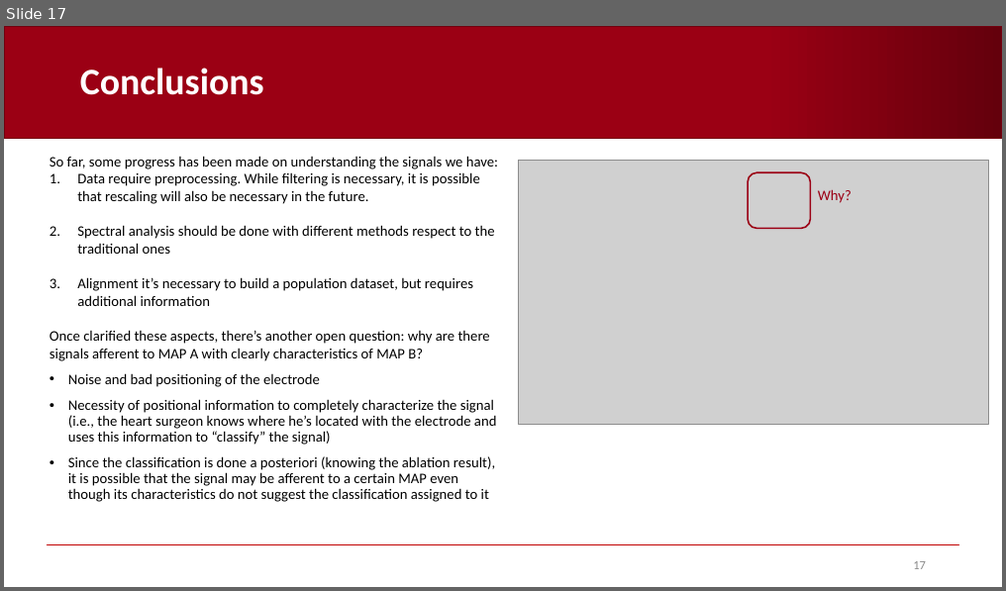
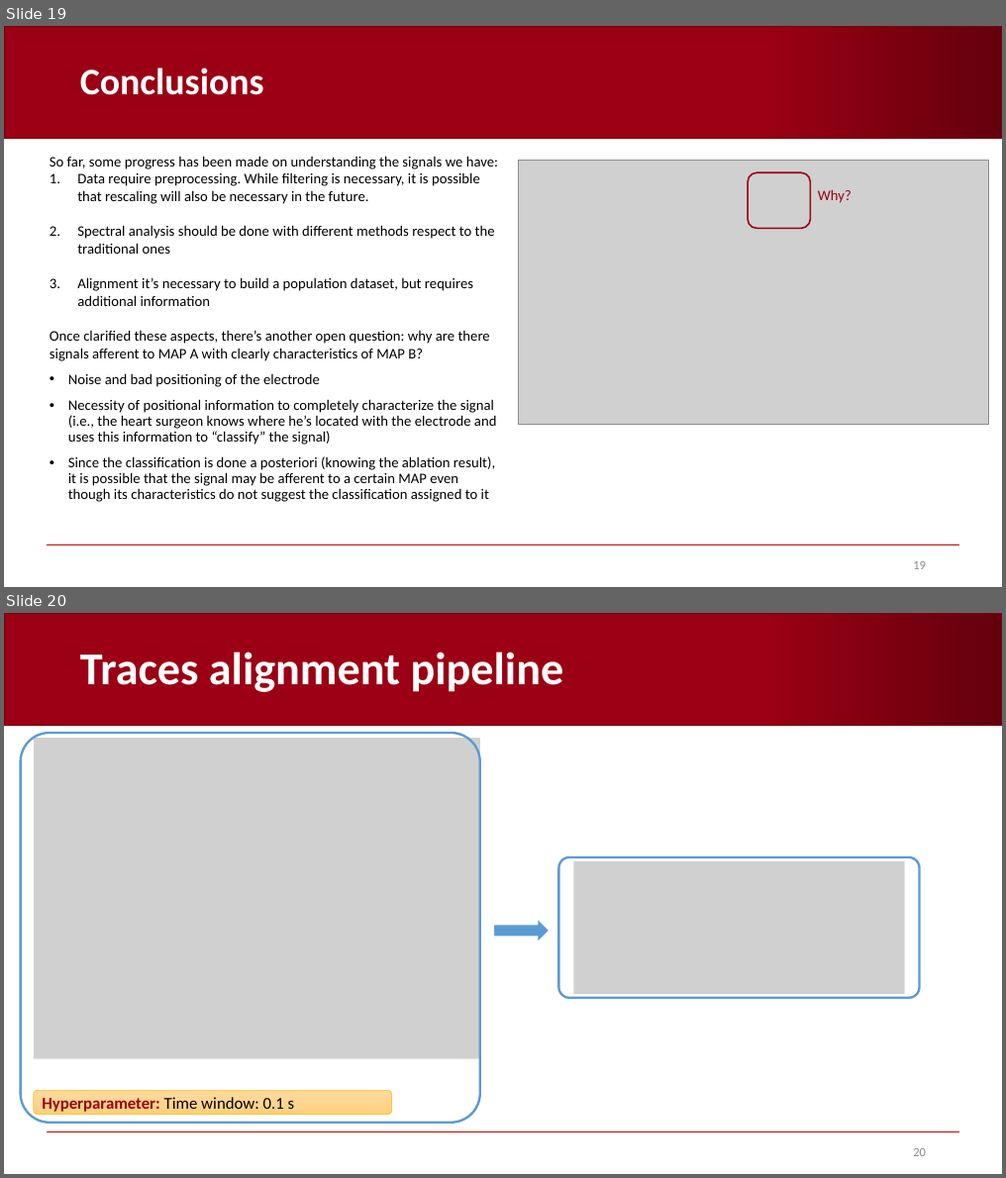
Before and after one commit to AndreaCorrado00/Tesi_magistrale_Corrado_Andrea, a slide deck: Documentation/4. Recap filters-spectrum-alignment .pptx. Shown one above the other, each under a label of ours: slide 17 before the commit, slides 19 and 20 after it. The pictures are 1006x591 and 1006x1178 pixels, drawn with LibreOffice and Linux fonts; fonts in the diff are those of the drawing; grey boxes stand for pictures; background and template pictures are left out. Boxes give left, top, right and bottom in pixels: in the first picture for what was removed or moved away, otherwise in the second. Text is boxed around its words. In the diff, an @@ line names an element or a change of style, - is before the commit and + after.

```diff
--- a/Documentation/4. Recap filters-spectrum-alignment .pptx
+++ b/Documentation/4. Recap filters-spectrum-alignment .pptx
@@ slide 20 added at bbox=[4, 613, 1002, 1174], background #FFFFFF; not listed: 2 template elements that a slide beside it also shows @@
@@ title added at bbox=[80, 652, 564, 692], 44 pt, text #FFFFFF, bold @@
+Traces alignment pipeline
@@ rounded rectangle added at bbox=[21, 733, 480, 1123], outline #5B9BD5 2.25 pt @@
@@ picture added at bbox=[33, 738, 480, 1059] @@
@@ rounded rectangle added at bbox=[558, 858, 920, 998], outline #5B9BD5 2.25 pt @@
@@ picture added at bbox=[573, 861, 905, 994] @@
@@ right arrow added at bbox=[494, 919, 549, 943], fill #5B9BD5, outline #FFFFFF 1.5 pt @@
@@ rounded rectangle added at bbox=[33, 1090, 392, 1115], fill gradient #FFDB9E to #FFD590 to #FFD07C, outline #FFC000 0.5 pt, 16 pt, text #9B0014, bold @@
+Hyperparameter: Time window: 0.1 s
@@ page number added at bbox=[913, 1149, 926, 1157], 12 pt, text #8C8C8C @@
+20
@@ what was slide 17 is now slide 19 @@
@@ page number at bbox=[913, 562, 926, 570]: text changed @@
-17
+19
```
Also in this commit, not shown: 8 slides changed, 2 other slides added, 5 other files.
